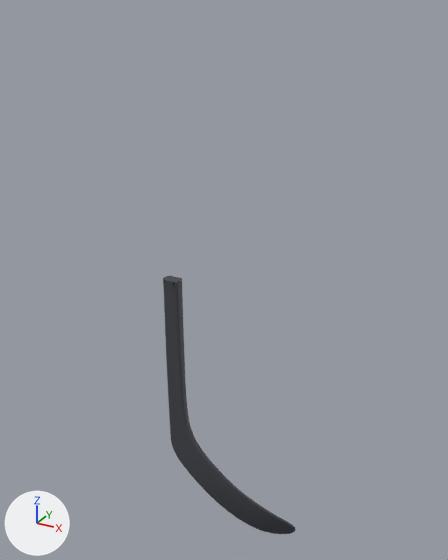
Before and after pictures for a commit that changed the glTF model alle_curves/P28-ST.glb.
Camera for both pictures: a camera (50 mm lens) standing at (411.0, -782.0, 645.0) and looking at (-27.0, 15.0, 247.0). Arrows for +X, +Y and +Z are at lower left; the lights stay in place. The first picture is the older version.

Objects in the first picture: 'geometry_0'.
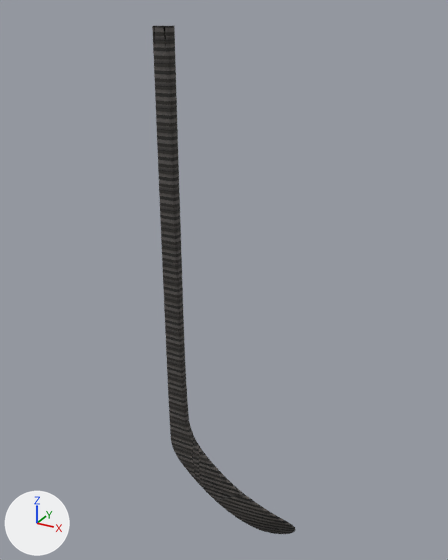
Boxes (x1, y1, x2, y2) around the edits, measured in the pictures (448 x 560 px; the box of a moved part takes in the faces that stretch with it):
'geometry_0', reshaped (8% wider, 97% taller)
    before: (163, 276, 296, 534)
    after: (152, 26, 296, 534)
part 1 of me_geometry_0, moved or reshaped
    before: (163, 276, 189, 425)
    after: (152, 26, 189, 425)

The change, as a list of edits to the scene's bpy script:
```text
Change me_geometry_0:
    used by ob_geometry_0; location = (0.0, 0.0, 0.0)
    remove me_geometry_0.from_pydata(...)  # 7622 vertices, 14999 faces; spans x -115.0..115.0, y -33.0..33.0, z -248.0..248.0
    add me_geometry_0.from_pydata(...)  # 7622 vertices, 14999 faces; spans x -115.0..115.0, y -33.0..33.0, z -248.0..622.0
    me_geometry_0 part 1: all 2646 vertices in x -115.0..-79.0, y -33.0..-13.0, z -19.0..248.0 are scaled about their middle by (1, 1, 2.4), then moved by (0.0, 0.0, 188.0)
```
